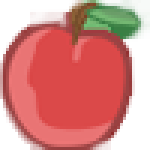
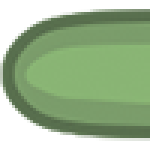
Comparing the layer stacks of the two (150, 150) images. Changes:
removed layer "Capa 1 copia 8" over [0, 0, 150, 150]
added layer "snake-graphics copia 7" above "snake-graphics copia 6" over [0, 9, 150, 141]
